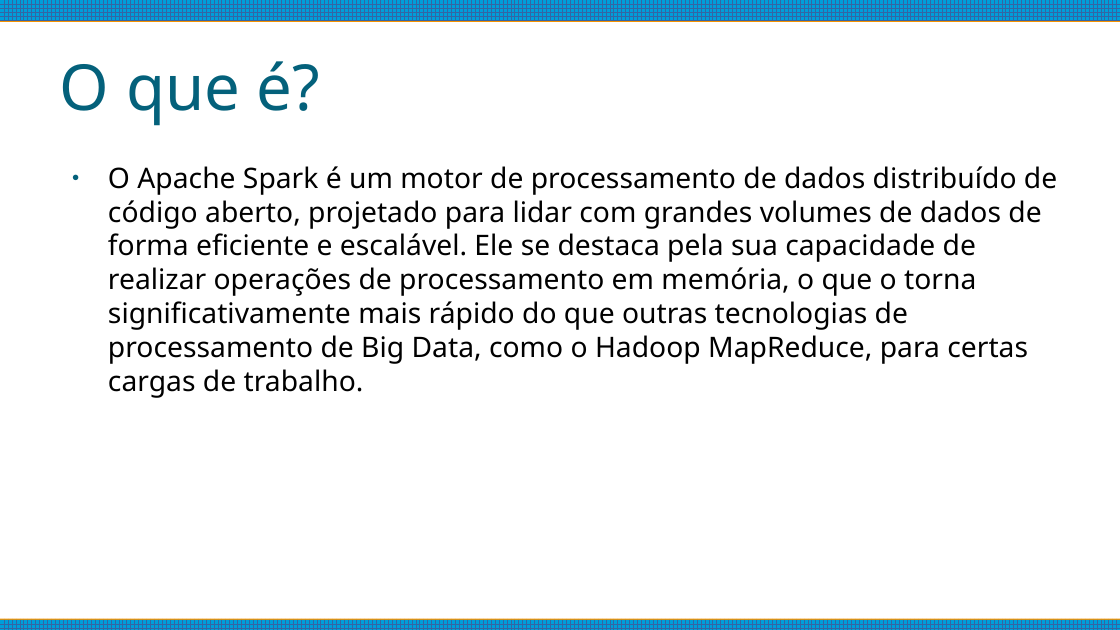
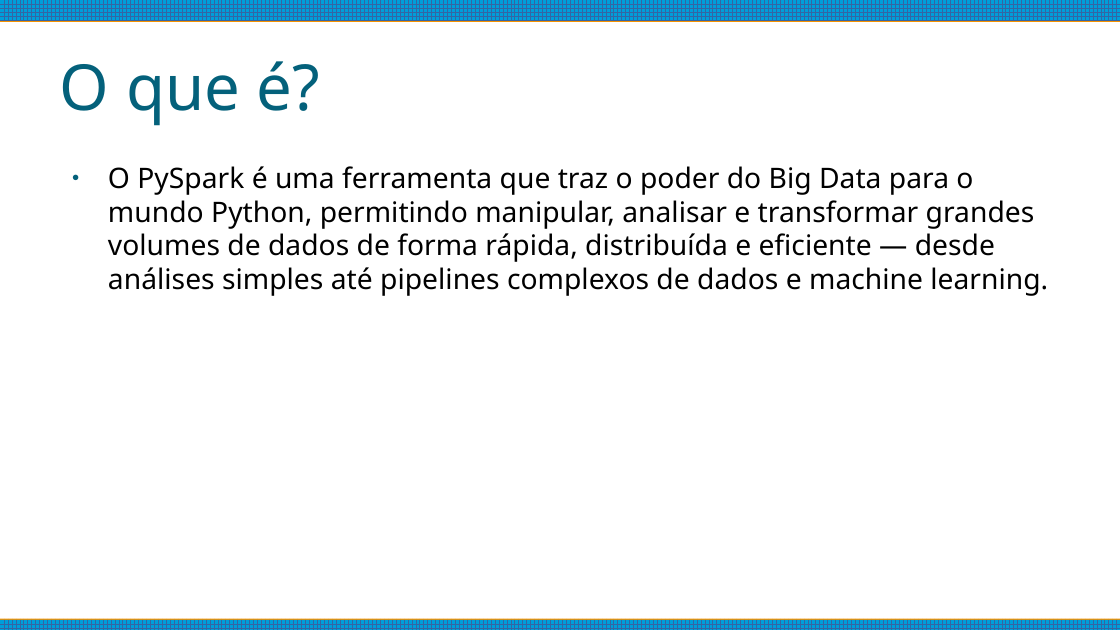
Before and after one commit to matheushpalves/estacioBigData, a slide deck: slide 60 of Introdução.odp. Drawn at 1120x630 pixels with LibreOffice and Linux fonts; fonts in the diff are those of the drawing. Boxes give left, top, right and bottom in pixels: in the first picture for what was removed or moved away, otherwise in the second. Text is boxed around its words. In the diff, an @@ line names an element or a change of style, - is before the commit and + after.

```diff
--- a/Introdução.odp
+++ b/Introdução.odp
@@ text at (108,166,1048,296): text changed @@
-● O Apache Spark é um motor de processamento de dados distribuído de código aberto, projetado para lidar com grandes volumes de dados de forma eficiente e escalável. Ele se destaca pela sua capacidade de realizar operações de processamento em memória, o que o torna significativamente mais rápido do que outras tecnologias de processamento de Big Data, como o Hadoop MapReduce, para certas cargas de trabalho.
+● O PySpark é uma ferramenta que traz o poder do Big Data para o mundo Python, permitindo manipular, analisar e transformar grandes volumes de dados de forma rápida, distribuída e eficiente — desde análises simples até pipelines complexos de dados e machine learning.
```
Also in this commit, not shown: 14 slides added.
